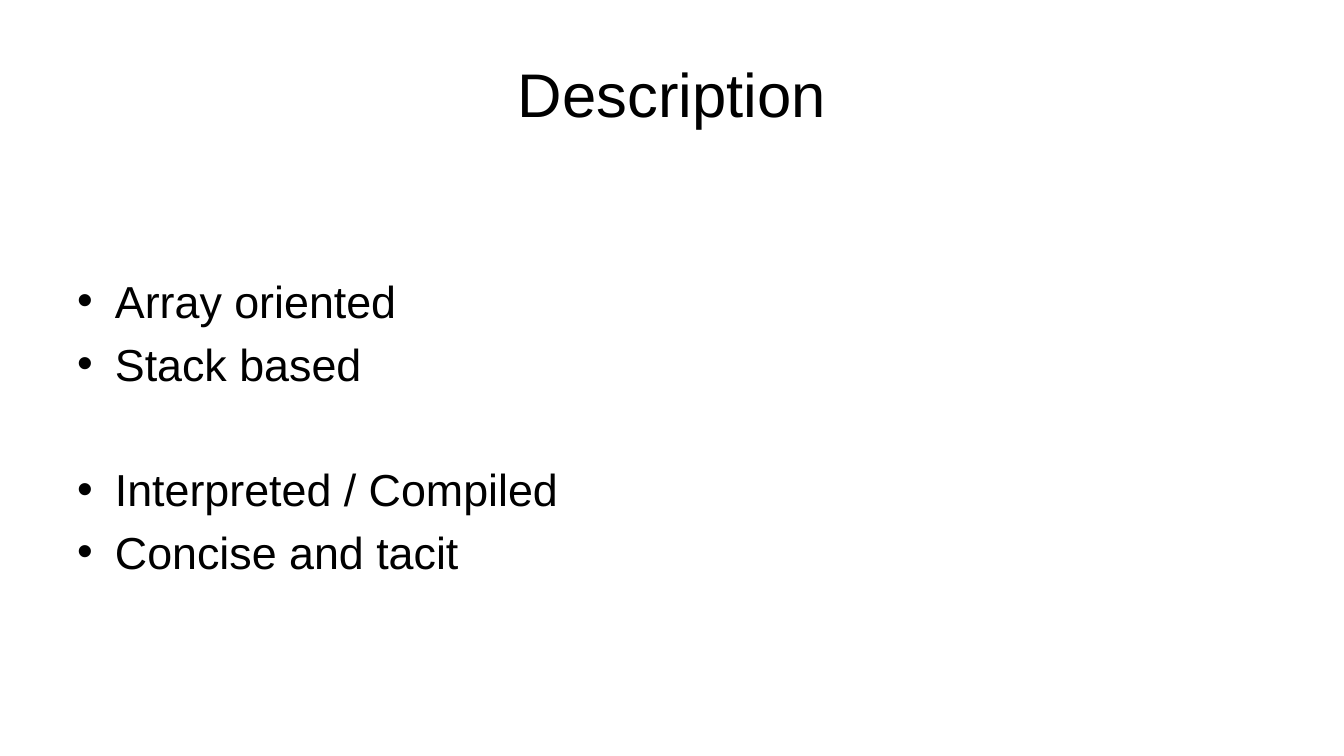
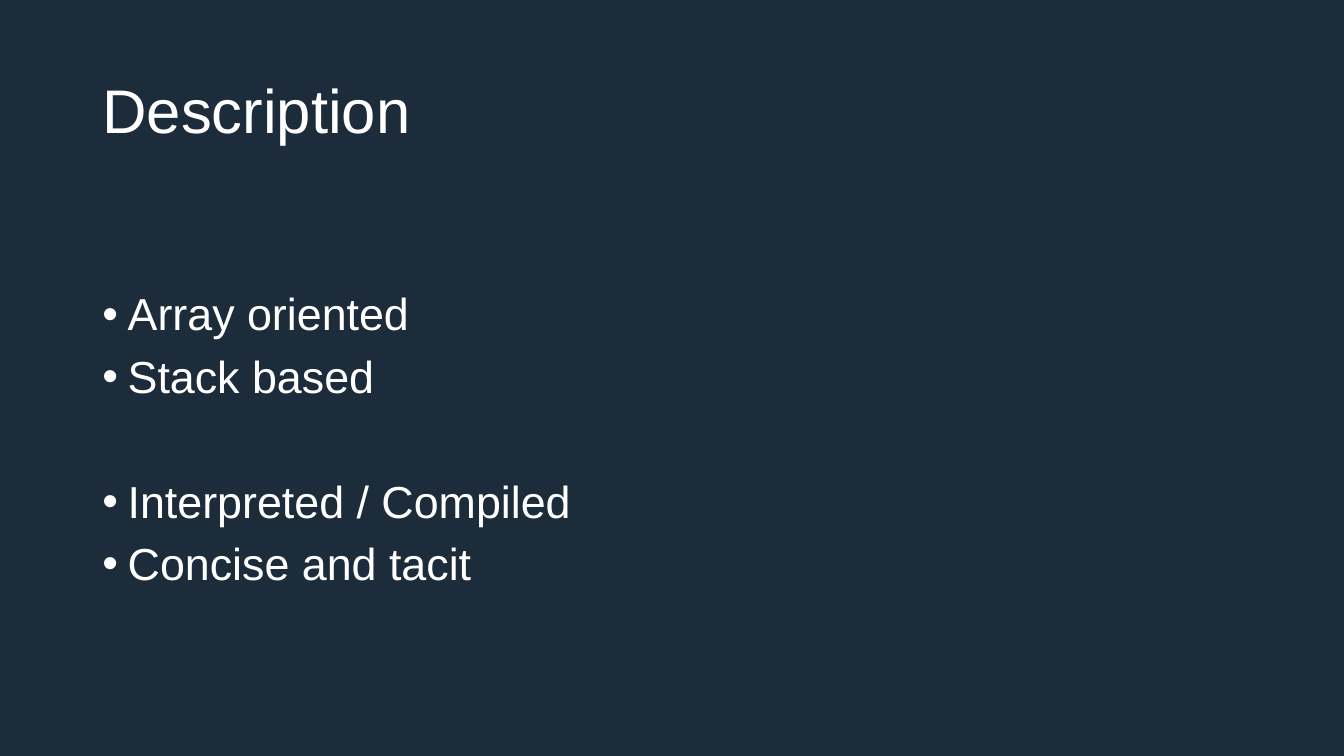
Before and after one commit to IEscher/PLM_uiua, a slide deck: slide 2 of documents/Presentation.pptx. Drawn at 1344x756 pixels with LibreOffice and Linux fonts; fonts in the diff are those of the drawing. Boxes give left, top, right and bottom in pixels: in the first picture for what was removed or moved away, otherwise in the second. Text is boxed around its words. In the diff, an @@ line names an element or a change of style, - is before the commit and + after.

```diff
--- a/documents/Presentation.pptx
+++ b/documents/Presentation.pptx
@@ background #FFFFFF to #1D2C3A @@
@@ title "Description": place and size @@
-title "Description" at <box>518,72,826,129</box>
+title "Description" at <box>102,88,410,145</box>
@@ title "Description" at <box>102,88,410,145</box>: text colour #000000 to #FFFFFF; alignment centre to left; line spacing 1 to 0.9 @@
@@ text "Array oriented": place and size @@
-text "Array oriented" at <box>115,285,558,570</box>
+text "Array oriented" at <box>128,297,570,581</box>
@@ text "Array oriented" at <box>128,297,570,581</box>: text colour #000000 to #FFFFFF; indent changed; line spacing 1 to 0.9; more space between paragraphs @@
```
Also in this commit, not shown: 7 other slides changed, 2 slides added, 1 other file.
